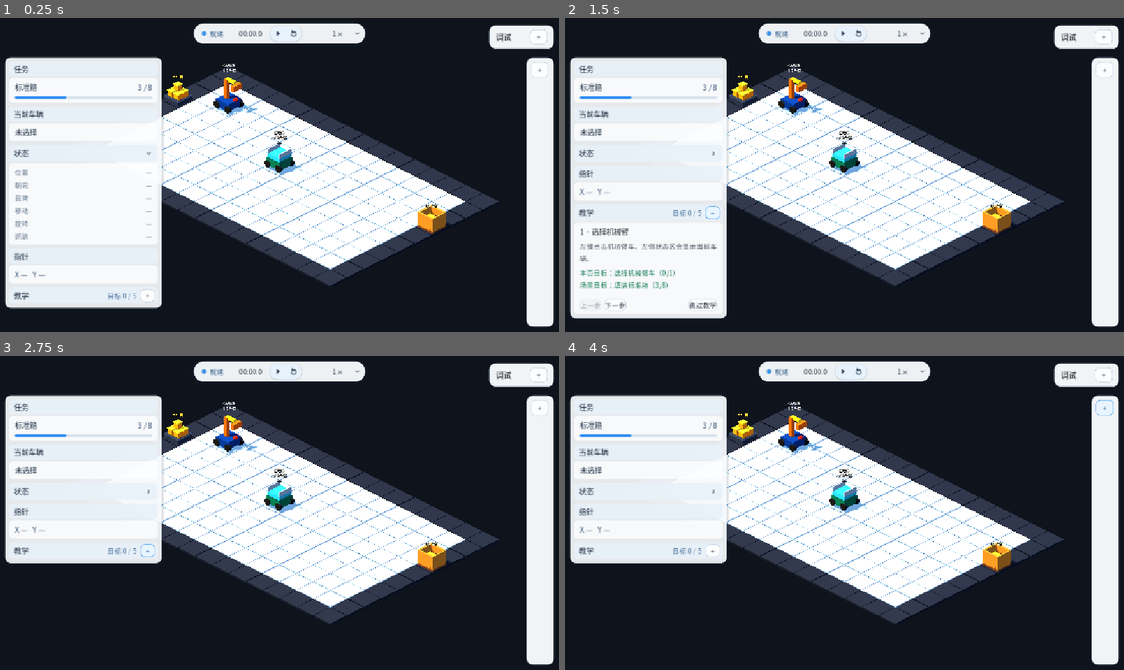
Above: before the commit, frames 1-4 (two rows, left to right).
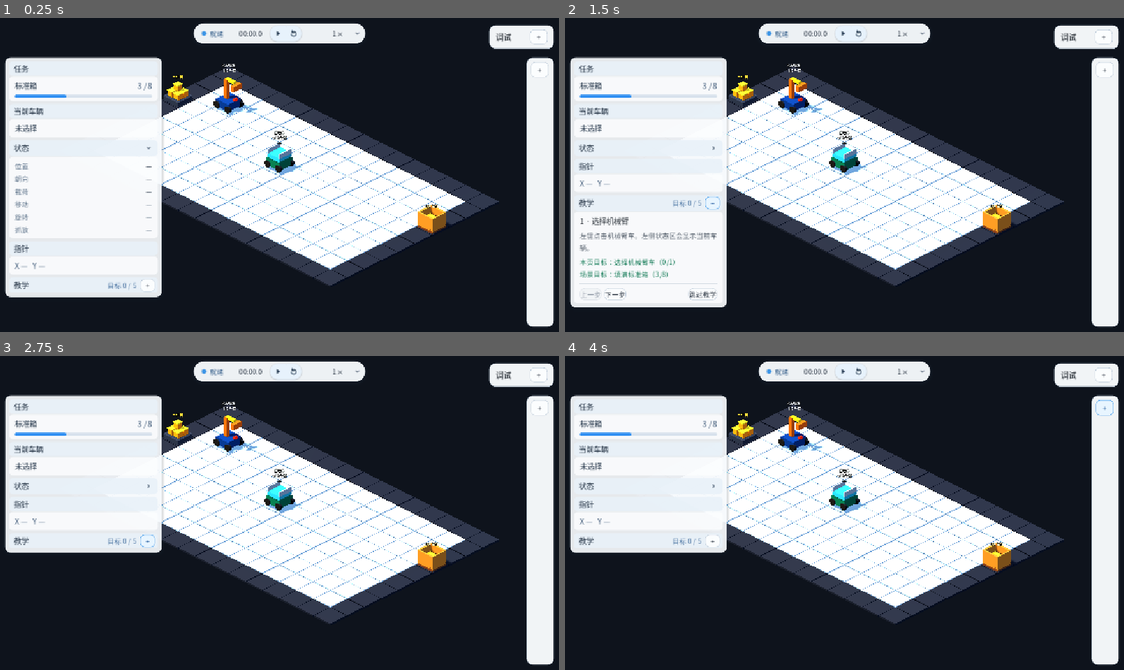
Above: after the commit, the same moments.

Repository: Ri0n72Y/automata
Game: Godot game, scene res://scenes/scene_01/scene_01_basic_packing.tscn
The game is run twice, just before and just after one commit, with the same random seed, the same clock (stepped at 60 frames per second) and the same inputs.
Inputs (mouse positions are in pixels of both pictures, inside the frame that each line leads up to; where the layout moved, square brackets give the same spot in the first picture):
- Up to frame 1 (0.25 s): no input
- Up to frame 2 (1.5 s): click (715, 146) [715, 153] at 0.5 s; click "+" at 1.25 s
- Up to frame 3 (2.75 s): click "−" at 2 s
- Up to frame 4 (4 s): click "+" at 2.75 s; click "−" at 3.5 s

The runs differ from the first frame. In frame 1, 2.5% of the frame differs, in the area x 0-29%, y 15-93%; in frame 2, 3.9%, in the area x 0-29%, y 15-96%; in frame 3, 2.1%; in frame 4, 2.1%.

Commit message:
[codex]refactor(scene-01): refine sidebar height and scroll styling

Diff:
--- a/scenes/scene_01/components/scene_01_hud.tscn
+++ b/scenes/scene_01/components/scene_01_hud.tscn
@@ -108,11 +108,11 @@
 unique_name_in_owner = true
 layout_mode = 2
 size_flags_horizontal = 3
-theme_override_constants/separation = 8
+theme_override_constants/separation = 6
 
 [node name="MissionSection" type="VBoxContainer" parent="RootControl/SidebarPanel/Margin/SidebarScroll/Sidebar"]
 layout_mode = 2
-theme_override_constants/separation = 3
+theme_override_constants/separation = 2
 
 [node name="Header" type="PanelContainer" parent="RootControl/SidebarPanel/Margin/SidebarScroll/Sidebar/MissionSection"]
 layout_mode = 2
@@ -121,9 +121,9 @@
 [node name="Margin" type="MarginContainer" parent="RootControl/SidebarPanel/Margin/SidebarScroll/Sidebar/MissionSection/Header"]
 layout_mode = 2
 theme_override_constants/margin_left = 10
-theme_override_constants/margin_top = 4
+theme_override_constants/margin_top = 3
 theme_override_constants/margin_right = 10
-theme_override_constants/margin_bottom = 4
+theme_override_constants/margin_bottom = 3
 
 [node name="Title" type="Label" parent="RootControl/SidebarPanel/Margin/SidebarScroll/Sidebar/MissionSection/Header/Margin"]
 layout_mode = 2
@@ -177,7 +177,7 @@
 
 [node name="VehicleSection" type="VBoxContainer" parent="RootControl/SidebarPanel/Margin/SidebarScroll/Sidebar"]
 layout_mode = 2
-theme_override_constants/separation = 3
+theme_override_constants/separation = 2
 
 [node name="Header" type="PanelContainer" parent="RootControl/SidebarPanel/Margin/SidebarScroll/Sidebar/VehicleSection"]
 layout_mode = 2
@@ -186,9 +186,9 @@
 [node name="Margin" type="MarginContainer" parent="RootControl/SidebarPanel/Margin/SidebarScroll/Sidebar/VehicleSection/Header"]
 layout_mode = 2
 theme_override_constants/margin_left = 10
-theme_override_constants/margin_top = 4
+theme_override_constants/margin_top = 3
 theme_override_constants/margin_right = 10
-theme_override_constants/margin_bottom = 4
+theme_override_constants/margin_bottom = 3
 
 [node name="Title" type="Label" parent="RootControl/SidebarPanel/Margin/SidebarScroll/Sidebar/VehicleSection/Header/Margin"]
 layout_mode = 2
@@ -217,7 +217,7 @@
 [node name="StatusSection" type="VBoxContainer" parent="RootControl/SidebarPanel/Margin/SidebarScroll/Sidebar"]
 unique_name_in_owner = true
 layout_mode = 2
-theme_override_constants/separation = 3
+theme_override_constants/separation = 2
 
 [node name="Header" type="PanelContainer" parent="RootControl/SidebarPanel/Margin/SidebarScroll/Sidebar/StatusSection"]
 layout_mode = 2
@@ -226,9 +226,9 @@
 [node name="Margin" type="MarginContainer" parent="RootControl/SidebarPanel/Margin/SidebarScroll/Sidebar/StatusSection/Header"]
 layout_mode = 2
 theme_override_constants/margin_left = 10
-theme_override_constants/margin_top = 4
+theme_override_constants/margin_top = 3
 theme_override_constants/margin_right = 6
-theme_override_constants/margin_bottom = 4
+theme_override_constants/margin_bottom = 3
 
 [node name="Row" type="HBoxContainer" parent="RootControl/SidebarPanel/Margin/SidebarScroll/Sidebar/StatusSection/Header/Margin"]
 layout_mode = 2
@@ -373,7 +373,7 @@
 
 [node name="PointerSection" type="VBoxContainer" parent="RootControl/SidebarPanel/Margin/SidebarScroll/Sidebar"]
 layout_mode = 2
-theme_override_constants/separation = 3
+theme_override_constants/separation = 2
 
 [node name="Header" type="PanelContainer" parent="RootControl/SidebarPanel/Margin/SidebarScroll/Sidebar/PointerSection"]
 layout_mode = 2
@@ -382,9 +382,9 @@
 [node name="Margin" type="MarginContainer" parent="RootControl/SidebarPanel/Margin/SidebarScroll/Sidebar/PointerSection/Header"]
 layout_mode = 2
 theme_override_constants/margin_left = 10
-theme_override_constants/margin_top = 4
+theme_override_constants/margin_top = 3
 theme_override_constants/margin_right = 10
-theme_override_constants/margin_bottom = 4
+theme_override_constants/margin_bottom = 3
 
 [node name="Title" type="Label" parent="RootControl/SidebarPanel/Margin/SidebarScroll/Sidebar/PointerSection/Header/Margin"]
 layout_mode = 2
@@ -413,7 +413,7 @@
 [node name="TutorialSection" type="VBoxContainer" parent="RootControl/SidebarPanel/Margin/SidebarScroll/Sidebar"]
 unique_name_in_owner = true
 layout_mode = 2
-theme_override_constants/separation = 3
+theme_override_constants/separation = 2
 script = ExtResource("4_tutorial_ui")
 
 [node name="Header" type="PanelContainer" parent="RootControl/SidebarPanel/Margin/SidebarScroll/Sidebar/TutorialSection"]
@@ -423,9 +423,9 @@
 [node name="Margin" type="MarginContainer" parent="RootControl/SidebarPanel/Margin/SidebarScroll/Sidebar/TutorialSection/Header"]
 layout_mode = 2
 theme_override_constants/margin_left = 10
-theme_override_constants/margin_top = 4
+theme_override_constants/margin_top = 3
 theme_override_constants/margin_right = 6
-theme_override_constants/margin_bottom = 4
+theme_override_constants/margin_bottom = 3
 
 [node name="HeaderRow" type="HBoxContainer" parent="RootControl/SidebarPanel/Margin/SidebarScroll/Sidebar/TutorialSection/Header/Margin"]
 layout_mode = 2
@@ -518,7 +518,7 @@
 unique_name_in_owner = true
 visible = false
 layout_mode = 2
-theme_override_constants/separation = 3
+theme_override_constants/separation = 2
 
 [node name="Header" type="PanelContainer" parent="RootControl/SidebarPanel/Margin/SidebarScroll/Sidebar/GuideSection"]
 layout_mode = 2
@@ -527,9 +527,9 @@
 [node name="Margin" type="MarginContainer" parent="RootControl/SidebarPanel/Margin/SidebarScroll/Sidebar/GuideSection/Header"]
 layout_mode = 2
 theme_override_constants/margin_left = 10
-theme_override_constants/margin_top = 4
+theme_override_constants/margin_top = 3
 theme_override_constants/margin_right = 6
-theme_override_constants/margin_bottom = 4
+theme_override_constants/margin_bottom = 3
 
 [node name="HeaderRow" type="HBoxContainer" parent="RootControl/SidebarPanel/Margin/SidebarScroll/Sidebar/GuideSection/Header/Margin"]
 layout_mode = 2
--- /dev/null
+++ b/scenes/scene_01/components/scene_01_sidebar_scroll_theme.tres
@@ -0,0 +1,37 @@
+[gd_resource type="Theme" load_steps=5 format=3]
+
+[sub_resource type="StyleBoxFlat" id="StyleBoxFlat_track"]
+bg_color = Color(0.28, 0.38, 0.5, 0.055)
+corner_radius_top_left = 3
+corner_radius_top_right = 3
+corner_radius_bottom_right = 3
+corner_radius_bottom_left = 3
+
+[sub_resource type="StyleBoxFlat" id="StyleBoxFlat_grabber"]
+bg_color = Color(0.34, 0.44, 0.55, 0.24)
+corner_radius_top_left = 3
+corner_radius_top_right = 3
+corner_radius_bottom_right = 3
+corner_radius_bottom_left = 3
+
+[sub_resource type="StyleBoxFlat" id="StyleBoxFlat_grabber_hover"]
+bg_color = Color(0.3, 0.42, 0.56, 0.4)
+corner_radius_top_left = 3
+corner_radius_top_right = 3
+corner_radius_bottom_right = 3
+corner_radius_bottom_left = 3
+
+[sub_resource type="StyleBoxFlat" id="StyleBoxFlat_grabber_pressed"]
+bg_color = Color(0.25, 0.39, 0.54, 0.52)
+corner_radius_top_left = 3
+corner_radius_top_right = 3
+corner_radius_bottom_right = 3
+corner_radius_bottom_left = 3
+
+[resource]
+VScrollBar/constants/scroll_size = 6
+VScrollBar/styles/scroll = SubResource("StyleBoxFlat_track")
+VScrollBar/styles/scroll_focus = SubResource("StyleBoxFlat_track")
+VScrollBar/styles/grabber = SubResource("StyleBoxFlat_grabber")
+VScrollBar/styles/grabber_highlight = SubResource("StyleBoxFlat_grabber_hover")
+VScrollBar/styles/grabber_pressed = SubResource("StyleBoxFlat_grabber_pressed")
--- a/scripts/scene_01/scene_01_hud.gd
+++ b/scripts/scene_01/scene_01_hud.gd
@@ -14,6 +14,7 @@
 const MissionStateScript := preload("res://scripts/scene_01/scene_01_mission_state.gd")
 const GrabDropResultScript := preload("res://scripts/vehicles/grab_drop_result.gd")
 const LayoutMetrics := preload("res://scripts/scene_01/scene_01_ui_layout_metrics.gd")
+const SIDEBAR_SCROLL_THEME: Theme = preload("res://scenes/scene_01/components/scene_01_sidebar_scroll_theme.tres")
 const CHEVRON_DOWN_ICON: Texture2D = preload("res://assets/ui/icons/chevron_down.svg")
 const CHEVRON_RIGHT_ICON: Texture2D = preload("res://assets/ui/icons/chevron_right.svg")
 
@@ -69,6 +70,7 @@
 	) as VehicleGrabDropControllerScript
 	_bind_signals()
 	status_collapse_button.pressed.connect(_on_status_collapse_pressed)
+	sidebar_scroll.get_v_scroll_bar().theme = SIDEBAR_SCROLL_THEME
 	set_status_collapsed(false)
 	sidebar_content.minimum_size_changed.connect(_queue_sidebar_layout)
 	get_viewport().size_changed.connect(_apply_sidebar_layout)
--- a/scripts/scene_01/scene_01_ui_layout_metrics.gd
+++ b/scripts/scene_01/scene_01_ui_layout_metrics.gd
@@ -11,7 +11,6 @@
 const LEFT_NARROW_WIDTH := 320.0
 const LEFT_COMPACT_WIDTH := 336.0
 const LEFT_WIDE_WIDTH := 352.0
-const LEFT_SIDEBAR_MAX_HEIGHT := 760.0
 const LEFT_SIDEBAR_VERTICAL_PADDING := 16.0
 
 const PROGRAM_COLLAPSED_WIDTH := 56.0
@@ -27,10 +26,7 @@
 
 
 static func left_sidebar_max_height(viewport_height: float) -> float:
-	return minf(
-		LEFT_SIDEBAR_MAX_HEIGHT,
-		maxf(viewport_height - CONTENT_TOP - CONTENT_BOTTOM_MARGIN, 0.0)
-	)
+	return maxf(viewport_height - CONTENT_TOP - CONTENT_BOTTOM_MARGIN, 0.0)
 
 
 static func program_rail_width(viewport_width: float) -> float:
--- a/tests/scene_01/scene_01_ui_information_architecture_test.gd
+++ b/tests/scene_01/scene_01_ui_information_architecture_test.gd
@@ -28,6 +28,7 @@
 	var sidebar := scene.get_node("HUDRoot/RootControl/SidebarPanel") as Control
 	var sidebar_scroll := scene.get_node("HUDRoot/RootControl/SidebarPanel/Margin/SidebarScroll") as ScrollContainer
 	var sidebar_content := scene.get_node("HUDRoot/RootControl/SidebarPanel/Margin/SidebarScroll/Sidebar") as VBoxContainer
+	var sidebar_vscroll := sidebar_scroll.get_v_scroll_bar()
 	var mission_section := scene.get_node("HUDRoot/RootControl/SidebarPanel/Margin/SidebarScroll/Sidebar/MissionSection") as Control
 	var vehicle_section := scene.get_node("HUDRoot/RootControl/SidebarPanel/Margin/SidebarScroll/Sidebar/VehicleSection") as Control
 	var status_section := scene.get_node("HUDRoot/RootControl/SidebarPanel/Margin/SidebarScroll/Sidebar/StatusSection") as Control
@@ -74,6 +75,15 @@
 		"Main sidebar should scroll vertically only when content exceeds its design cap."
 	)
 	_expect_true(
+		sidebar_vscroll.get_theme_constant("scroll_size") <= 6,
+		"Sidebar scrollbar should stay visually thin."
+	)
+	var sidebar_grabber := sidebar_vscroll.get_theme_stylebox("grabber") as StyleBoxFlat
+	_expect_true(
+		sidebar_grabber != null and sidebar_grabber.bg_color.a <= 0.3,
+		"Sidebar scrollbar should remain visually quiet until interaction."
+	)
+	_expect_true(
 		lifecycle_dot != null and lifecycle_state != null and lifecycle_time != null and lifecycle_speed != null,
 		"Lifecycle capsule should expose a real status dot, state, simulation time, and explicit speed selection."
 	)
@@ -155,6 +165,12 @@
 		_expect_near(sidebar.position.x, LayoutMetrics.EDGE_MARGIN, 1.0, "Main sidebar should align to the common edge margin.")
 		_expect_near(sidebar.position.y, LayoutMetrics.CONTENT_TOP, 1.0, "Main sidebar should begin below the lifecycle control.")
 		var expected_sidebar_max := LayoutMetrics.left_sidebar_max_height(float(viewport_size.y))
+		_expect_near(
+			expected_sidebar_max,
+			float(viewport_size.y) - LayoutMetrics.CONTENT_TOP - LayoutMetrics.CONTENT_BOTTOM_MARGIN,
+			1.0,
+			"Sidebar maximum height should use the full available viewport height."
+		)
 		_expect_true(
 			sidebar.size.y <= expected_sidebar_max + 1.0,
 			"Main sidebar should never exceed its design maximum height."
